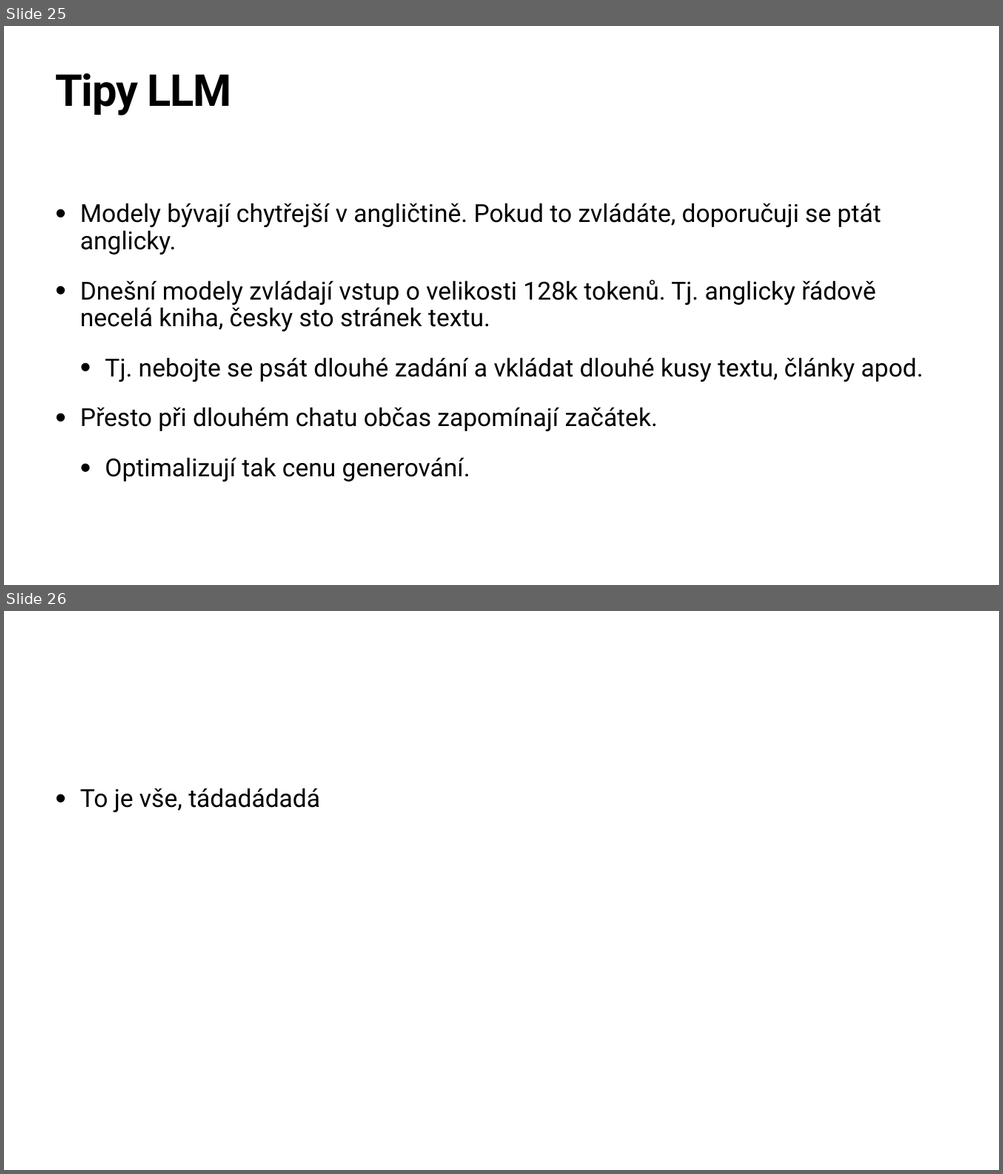
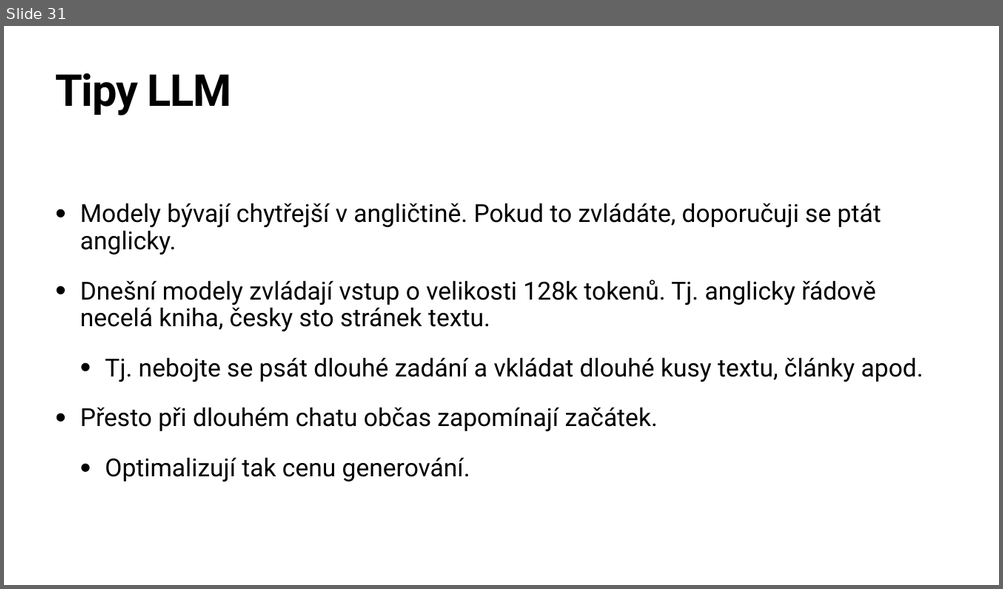
Before and after one commit to hamacekh/Lipnice, a slide deck: 2024/big-data/BigData.pptx. Shown one above the other, each under a label of ours: slides 25 and 26 before the commit, slide 31 after it. The pictures are 1003x1174 and 1003x589 pixels, drawn with LibreOffice and Linux fonts; fonts in the diff are those of the drawing. Boxes give left, top, right and bottom in pixels: in the first picture for what was removed or moved away, otherwise in the second. Text is boxed around its words. In the diff, an @@ line names an element or a change of style, - is before the commit and + after.

```diff
--- a/2024/big-data/BigData.pptx
+++ b/2024/big-data/BigData.pptx
@@ slide 26 removed at <box>4,611,999,1170</box>, background #FFFFFF @@
@@ text removed at <box>80,788,320,812</box> @@
-• To je vše, tádadádadá
@@ what was slide 25 is now slide 31 @@
```
Also in this commit, not shown: 6 slides changed, 9 slides added, 2 other files.
